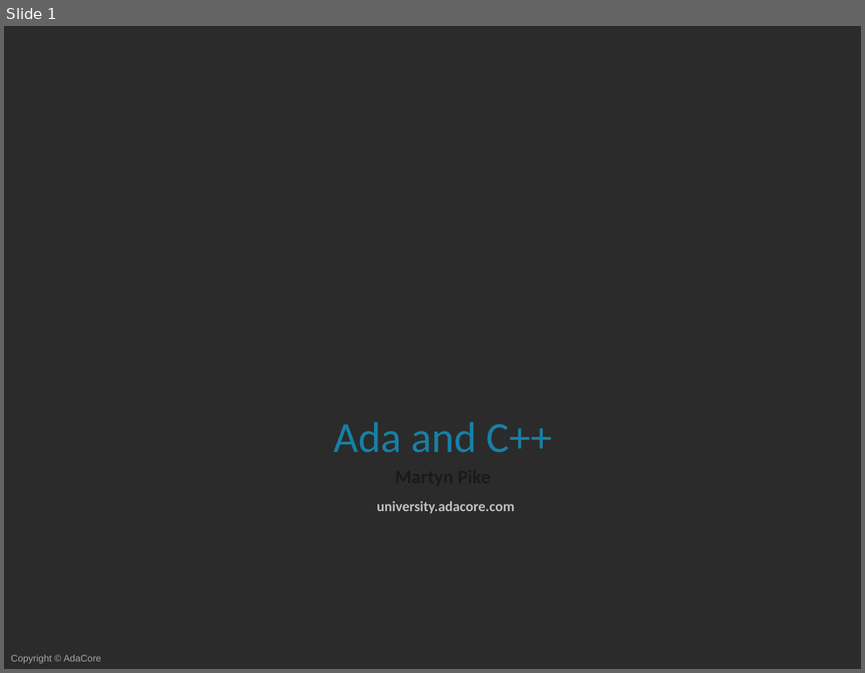
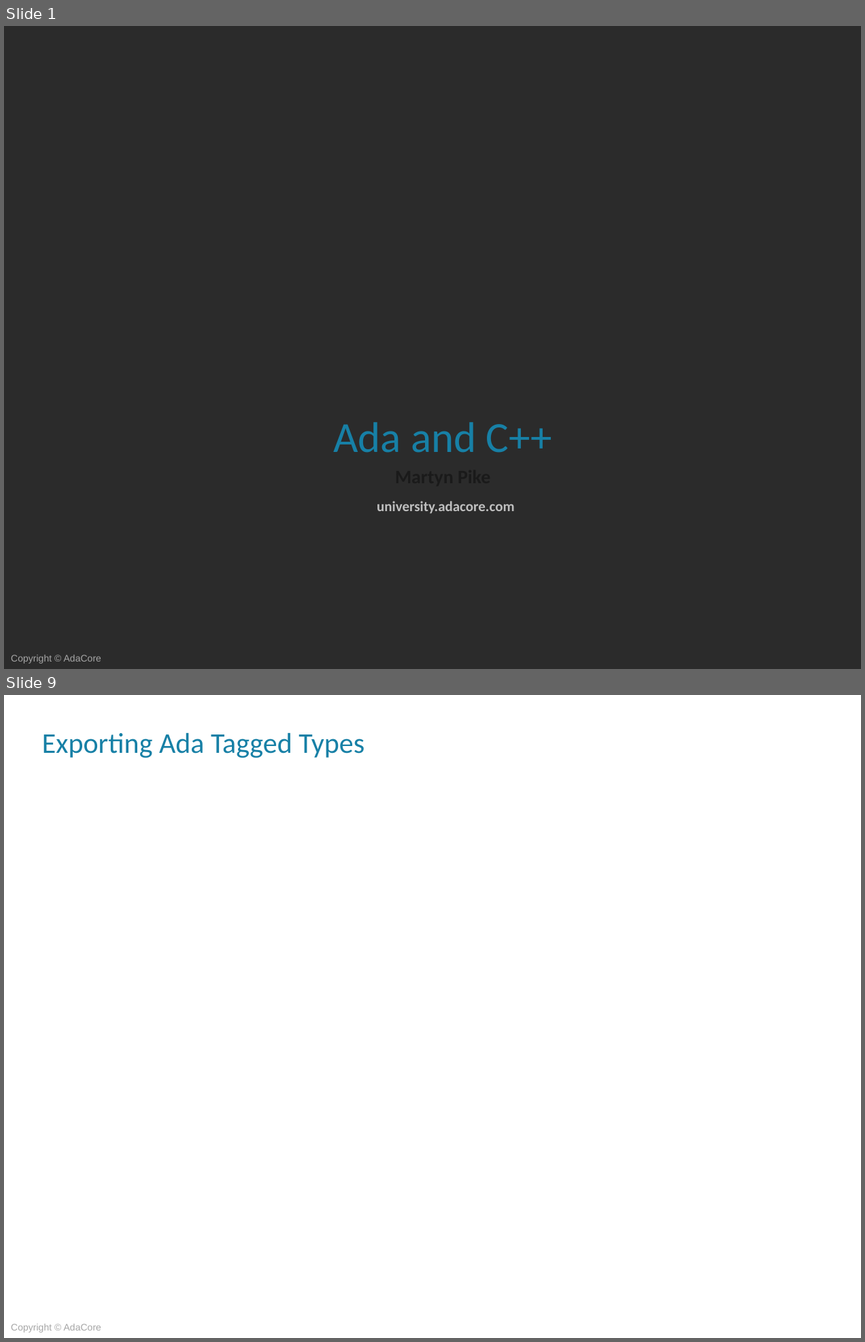
Before and after one commit to AdaCoreU/Courses, a slide deck: lectures/04_Mixed_Language_Programming_In_Ada/03_Ada_and_C++/Slides/03_Ada_and_C++.pptx. Shown one above the other, each under a label of ours: slide 1 before the commit, slides 1 and 9 after it; the slides between them are not shown. The pictures are 865x673 and 865x1342 pixels, drawn with LibreOffice and Linux fonts; fonts in the diff are those of the drawing; background and template pictures are left out; a plain dark background stands for a picture behind light text. Boxes give left, top, right and bottom in pixels: in the first picture for what was removed or moved away, otherwise in the second. Text is boxed around its words. In the diff, an @@ line names an element or a change of style, - is before the commit and + after.

```diff
--- a/lectures/04_Mixed_Language_Programming_In_Ada/03_Ada_and_C++/Slides/03_Ada_and_C++.pptx
+++ b/lectures/04_Mixed_Language_Programming_In_Ada/03_Ada_and_C++/Slides/03_Ada_and_C++.pptx
@@ slide 9 added at (4, 695, 861, 1338), background picture (left out); not listed: 1 template element that a slide beside it also shows @@
@@ title added at (42, 732, 364, 758), 24 pt, text #1780A6 @@
+Exporting Ada Tagged Types
```
Also in this commit, not shown: 7 other slides added, 1 slide removed.
